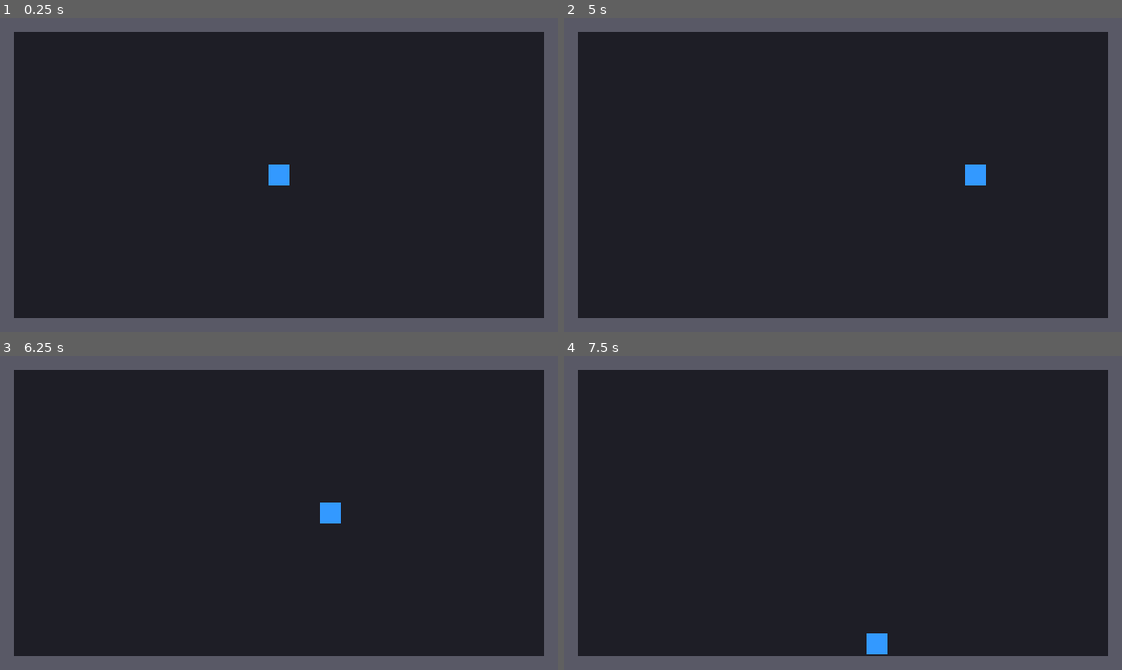
Above: before the commit, frames 1-4 (two rows, left to right).
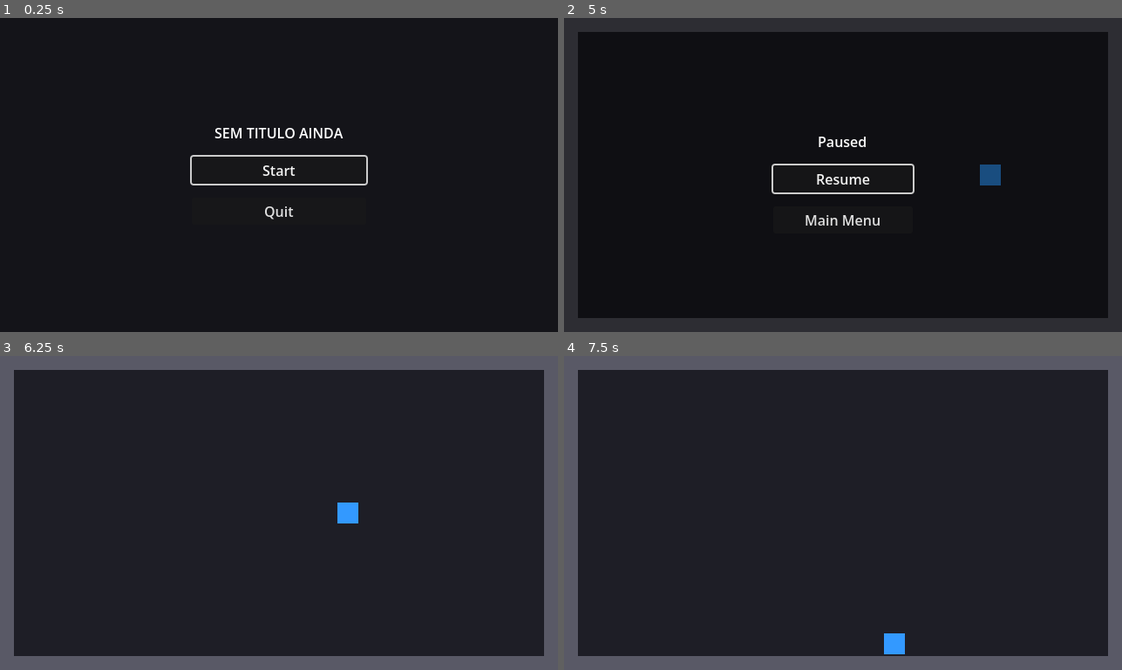
Above: after the commit, the same moments.

Repository: s4hlo/movie-jam
Game: Godot game, scene res://scenes/main_menu.tscn
Two runs of this game, one before a commit and one after it. Both use one fixed random seed, a clock stepped at 60 frames per second and the inputs below. Before the commit the project starts from res://scenes/main.tscn.
Inputs (mouse positions are in pixels of both pictures, inside the frame that each line leads up to):
- Up to frame 1 (0.25 s): no input
- Up to frame 2 (5 s): click (843, 168) at 0.5 s, where only the run after the commit has a clickable "Start"; tap Enter at 1.25 s; hold D (move_right) 1.28-2.03 s; hold S (move_down) 2.03-2.78 s; hold D (move_right) 2.78-3.53 s; hold W (move_up) 3.53-4.28 s; hold A (move_left) from 4.28 s (still down); tap Escape (pause, bound only after the commit) at 4.9 s
- Up to frame 3 (6.25 s): release A (move_left) at 5 s; click (279, 516) at 5 s, where only the run after the commit has a clickable "Resume"; tap Space at 5.75 s; hold A (move_left) from 5.78 s (still down)
- Up to frame 4 (7.5 s): release A (move_left) at 6.53 s; hold S (move_down) 6.53-7.28 s; hold D (move_right) from 7.28 s (still down)

The runs differ from the first frame. In frame 1, 15% of the frame differs, in the area x 0-100%, y 0-100%; in frame 2, 15%; in frame 3, 0.4%; in frame 4, 0.4%.

Commit message:
feature: add start menu and pause system

Diff:
--- a/project.godot
+++ b/project.godot
@@ -11,7 +11,7 @@
 [application]
 
 config/name="movie-jam"
-run/main_scene="res://scenes/main.tscn"
+run/main_scene="res://scenes/main_menu.tscn"
 config/features=PackedStringArray("4.6", "Forward Plus")
 config/icon="res://icon.svg"
 
@@ -47,6 +47,29 @@
 , Object(InputEventKey,"resource_local_to_scene":false,"resource_name":"","device":-1,"window_id":0,"alt_pressed":false …(186 unchanged characters)…
 ]
 }
+ui_up={
+"deadzone": 0.5,
+"events": [Object(InputEventKey,"resource_local_to_scene":false,"resource_name":"","device":-1,"window_id":0,"alt_pressed":false,"shift_pressed":false,"ctrl_pressed":false,"meta_pressed":false,"pressed":false,"keycode":0,"physical_keycode":4194320,"key_label":0,"unicode":0,"location":0,"echo":false,"script":null)
+, Object(InputEventKey,"resource_local_to_scene":false,"resource_name":"","device":-1,"window_id":0,"alt_pressed":false,"shift_pressed":false,"ctrl_pressed":false,"meta_pressed":false,"pressed":false,"keycode":0,"physical_keycode":87,"key_label":0,"unicode":119,"location":0,"echo":false,"script":null)
+]
+}
+ui_down={
+"deadzone": 0.5,
+"events": [Object(InputEventKey,"resource_local_to_scene":false,"resource_name":"","device":-1,"window_id":0,"alt_pressed":false,"shift_pressed":false,"ctrl_pressed":false,"meta_pressed":false,"pressed":false,"keycode":0,"physical_keycode":4194322,"key_label":0,"unicode":0,"location":0,"echo":false,"script":null)
+, Object(InputEventKey,"resource_local_to_scene":false,"resource_name":"","device":-1,"window_id":0,"alt_pressed":false,"shift_pressed":false,"ctrl_pressed":false,"meta_pressed":false,"pressed":false,"keycode":0,"physical_keycode":83,"key_label":0,"unicode":115,"location":0,"echo":false,"script":null)
+]
+}
+ui_accept={
+"deadzone": 0.5,
+"events": [Object(InputEventKey,"resource_local_to_scene":false,"resource_name":"","device":-1,"window_id":0,"alt_pressed":false,"shift_pressed":false,"ctrl_pressed":false,"meta_pressed":false,"pressed":false,"keycode":0,"physical_keycode":4194309,"key_label":0,"unicode":0,"location":0,"echo":false,"script":null)
+, Object(InputEventKey,"resource_local_to_scene":false,"resource_name":"","device":-1,"window_id":0,"alt_pressed":false,"shift_pressed":false,"ctrl_pressed":false,"meta_pressed":false,"pressed":false,"keycode":0,"physical_keycode":32,"key_label":0,"unicode":32,"location":0,"echo":false,"script":null)
+]
+}
+pause={
+"deadzone": 0.5,
+"events": [Object(InputEventKey,"resource_local_to_scene":false,"resource_name":"","device":-1,"window_id":0,"alt_pressed":false,"shift_pressed":false,"ctrl_pressed":false,"meta_pressed":false,"pressed":false,"keycode":0,"physical_keycode":4194305,"key_label":0,"unicode":0,"location":0,"echo":false,"script":null)
+]
+}
 
 [physics]
 
--- a/scenes/main.tscn
+++ b/scenes/main.tscn
@@ -1,6 +1,9 @@
-[gd_scene load_steps=2 format=3]
+[gd_scene load_steps=3 format=3]
 
 [ext_resource type="Script" path="res://scripts/game_manager.gd" id="1"]
+[ext_resource type="PackedScene" path="res://scenes/pause_menu.tscn" id="2"]
 
 [node name="Main" type="Node2D"]
 script = ExtResource("1")
+
+[node name="PauseMenu" parent="." instance=ExtResource("2")]
--- /dev/null
+++ b/scenes/main_menu.tscn
@@ -0,0 +1,47 @@
+[gd_scene load_steps=2 format=3]
+
+[ext_resource type="Script" path="res://scripts/main_menu.gd" id="1"]
+
+[node name="MainMenu" type="Control"]
+layout_mode = 3
+anchors_preset = 15
+anchor_right = 1.0
+anchor_bottom = 1.0
+script = ExtResource("1")
+
+[node name="Background" type="ColorRect" parent="."]
+layout_mode = 1
+anchors_preset = 15
+anchor_right = 1.0
+anchor_bottom = 1.0
+color = Color(0.08, 0.08, 0.1, 1.0)
+
+[node name="VBox" type="VBoxContainer" parent="."]
+layout_mode = 1
+anchors_preset = 8
+anchor_left = 0.5
+anchor_top = 0.5
+anchor_right = 0.5
+anchor_bottom = 0.5
+offset_left = -100.0
+offset_top = -60.0
+offset_right = 100.0
+offset_bottom = 60.0
+theme_override_constants/separation = 16
+
+[node name="Title" type="Label" parent="VBox"]
+layout_mode = 2
+text = "SEM TITULO AINDA"
+horizontal_alignment = 1
+vertical_alignment = 1
+
+[node name="Start" type="Button" parent="VBox"]
+layout_mode = 2
+text = "Start"
+
+[node name="Quit" type="Button" parent="VBox"]
+layout_mode = 2
+text = "Quit"
+
+[connection signal="pressed" from="VBox/Start" to="." method="_on_start_pressed"]
+[connection signal="pressed" from="VBox/Quit" to="." method="_on_quit_pressed"]
--- /dev/null
+++ b/scenes/pause_menu.tscn
@@ -0,0 +1,40 @@
+[gd_scene load_steps=2 format=3]
+
+[ext_resource type="Script" path="res://scripts/pause_menu.gd" id="1"]
+
+[node name="PauseMenu" type="CanvasLayer"]
+script = ExtResource("1")
+
+[node name="Overlay" type="ColorRect" parent="."]
+anchors_preset = 15
+anchor_right = 1.0
+anchor_bottom = 1.0
+color = Color(0.0, 0.0, 0.0, 0.5)
+
+[node name="VBox" type="VBoxContainer" parent="."]
+anchors_preset = 8
+anchor_left = 0.5
+anchor_top = 0.5
+anchor_right = 0.5
+anchor_bottom = 0.5
+offset_left = -80.0
+offset_top = -50.0
+offset_right = 80.0
+offset_bottom = 50.0
+theme_override_constants/separation = 16
+
+[node name="Title" type="Label" parent="VBox"]
+layout_mode = 2
+text = "Paused"
+horizontal_alignment = 1
+
+[node name="Resume" type="Button" parent="VBox"]
+layout_mode = 2
+text = "Resume"
+
+[node name="MainMenu" type="Button" parent="VBox"]
+layout_mode = 2
+text = "Main Menu"
+
+[connection signal="pressed" from="VBox/Resume" to="." method="_on_resume_pressed"]
+[connection signal="pressed" from="VBox/MainMenu" to="." method="_on_main_menu_pressed"]
--- /dev/null
+++ b/scripts/main_menu.gd
@@ -0,0 +1,10 @@
+extends Control
+
+func _ready() -> void:
+	$VBox/Start.grab_focus()
+
+func _on_start_pressed() -> void:
+	get_tree().change_scene_to_file("res://scenes/main.tscn")
+
+func _on_quit_pressed() -> void:
+	get_tree().quit()
--- /dev/null
+++ b/scripts/pause_menu.gd
@@ -0,0 +1,23 @@
+extends CanvasLayer
+
+func _ready() -> void:
+	visible = false
+	process_mode = Node.PROCESS_MODE_ALWAYS
+
+func _unhandled_input(event: InputEvent) -> void:
+	if event.is_action_pressed("pause"):
+		_toggle_pause()
+
+func _toggle_pause() -> void:
+	var paused := not get_tree().paused
+	get_tree().paused = paused
+	visible = paused
+	if paused:
+		$VBox/Resume.grab_focus()
+
+func _on_resume_pressed() -> void:
+	_toggle_pause()
+
+func _on_main_menu_pressed() -> void:
+	get_tree().paused = false
+	get_tree().change_scene_to_file("res://scenes/main_menu.tscn")
Not shown, added: scripts/main_menu.gd.uid
Not shown, added: scripts/pause_menu.gd.uid
